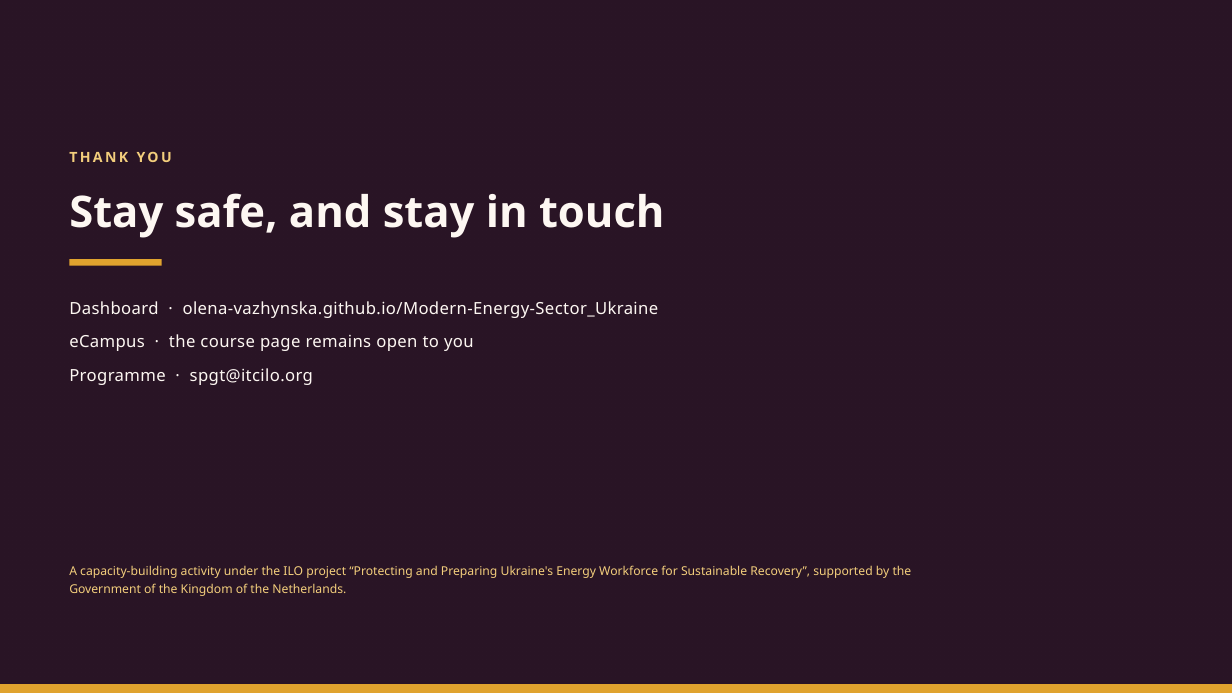
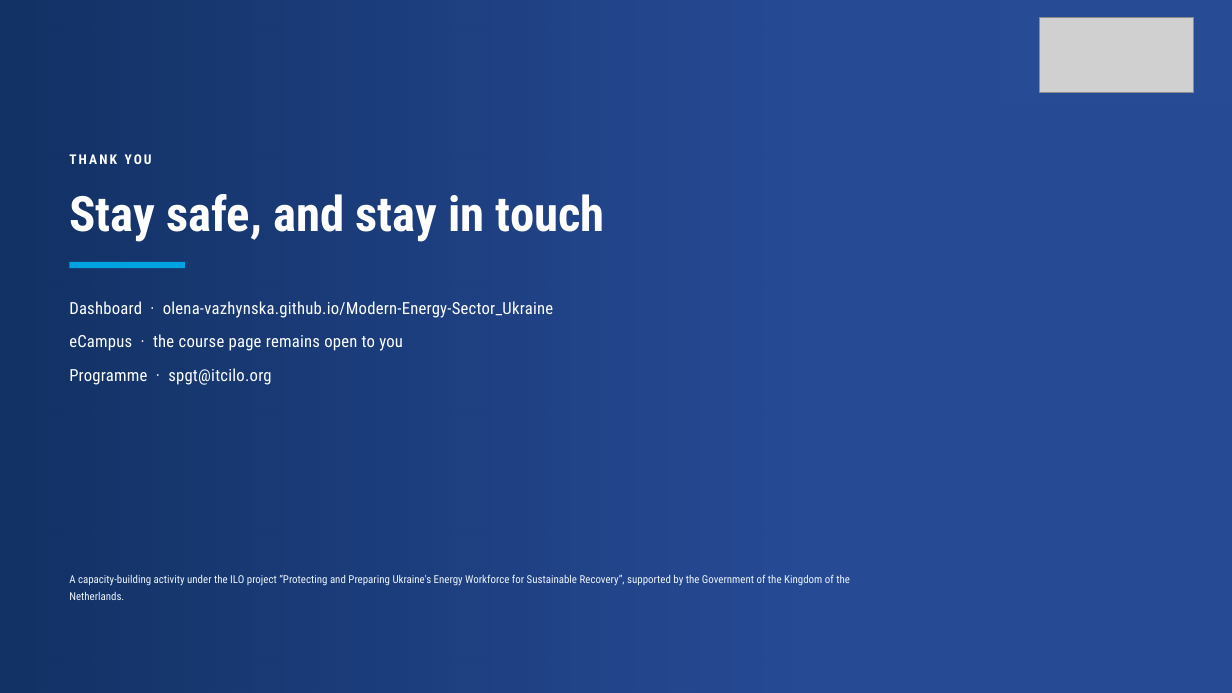
Before and after one commit to olena-vazhynska/Modern-Energy-Sector_Ukraine, a slide deck: slide 23 of assets/decks/A4019972_Closing_Webinar_4Nov2026_EN.pptx. Drawn at 1232x693 pixels with LibreOffice and Linux fonts; fonts in the diff are those of the drawing; grey boxes stand for pictures; background and template pictures are left out. Boxes give left, top, right and bottom in pixels: in the first picture for what was removed or moved away, otherwise in the second. Text is boxed around its words. In the diff, an @@ line names an element or a change of style, - is before the commit and + after.

```diff
--- a/assets/decks/A4019972_Closing_Webinar_4Nov2026_EN.pptx
+++ b/assets/decks/A4019972_Closing_Webinar_4Nov2026_EN.pptx
@@ rectangle at [0,0,1232,693]: fill gradient #2A1526 to gradient #284B96 @@
@@ rectangle added at [0,0,796,693], fill gradient #0D2B57 @@
@@ rectangle added at [1001,0,1232,105], fill #284B96 @@
@@ picture added at [1040,18,1194,92] @@
@@ text "THANK YOU" at [69,154,152,164]: size 11 to 10.5 pt, font Noto Sans to Roboto Condensed, text colour #F3CE7C to #FFFFFF, letter spacing 1.8 to 1.7 pt @@
@@ text "Stay safe, and stay in ..." at [69,194,605,242]: size 34 to 38 pt, font Noto Sans to Roboto Condensed, text colour #FDF7F2 to #FFFFFF; line spacing 0.95 to 0.94 @@
@@ rectangle: place and size @@
-rectangle at [69,260,162,266]
+rectangle at [69,262,185,268]
@@ rectangle at [69,262,185,268]: fill #E0A32E to #00A3E0 @@
@@ font Noto Sans to Roboto Condensed, text colour #FDF7F2 to #FFFFFF, letter spacing 0.3 to 0.2 pt in 3 elements at [69,301,553,318], [69,334,403,351], [69,368,271,385] @@
@@ text "A capacity-building activity under the ...": place and size @@
-text "A capacity-building activity under the ..." at [69,565,912,596]
+text "A capacity-building activity under the ..." at [69,574,850,600]
@@ text "A capacity-building activity under the ..." at [69,574,850,600]: size 9.5 to 8.5 pt, font Noto Sans to Roboto Condensed, text colour #F3CE7C to #EDF5FC @@
@@ rectangle removed at [0,684,1232,693] @@
```
Also in this commit, not shown: 22 other slides changed, 4 other files.
